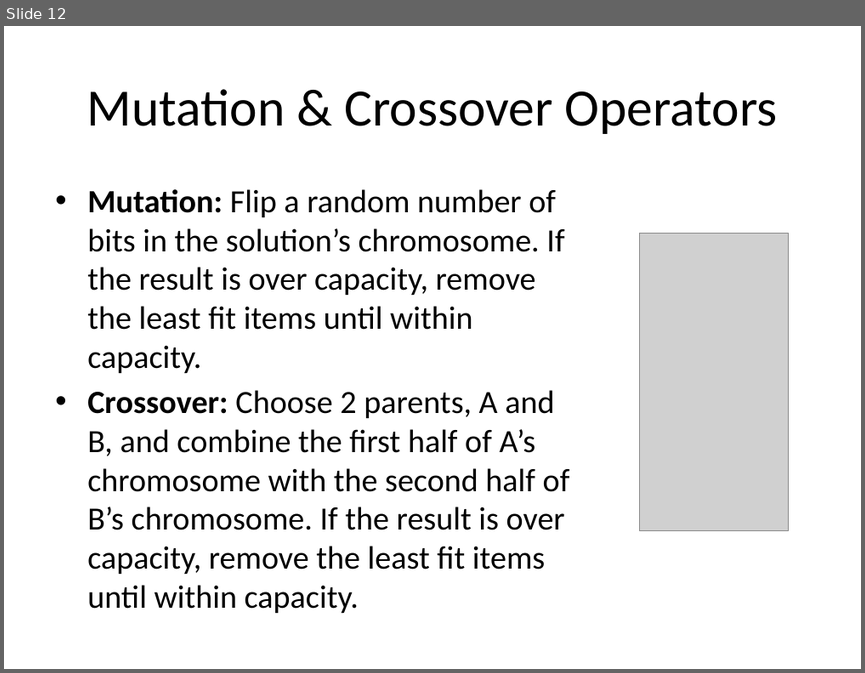
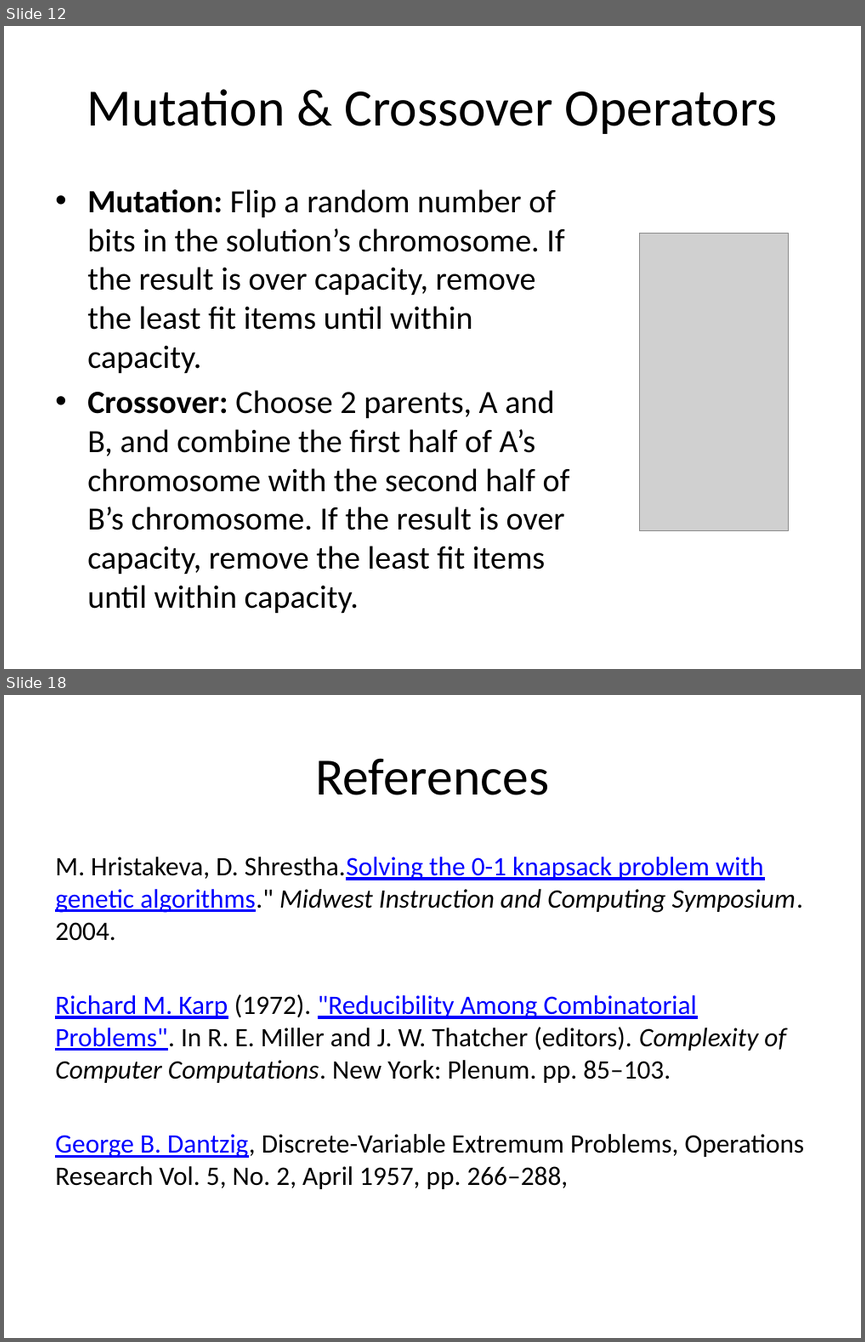
Before and after one commit to proj6-knapsack/knapsack, a slide deck: docs/knapsack_presentation.pptx. Shown one above the other, each under a label of ours: slide 12 before the commit, slides 12 and 18 after it; the slides between them are not shown. The pictures are 865x673 and 865x1342 pixels, drawn with LibreOffice and Linux fonts; fonts in the diff are those of the drawing; grey boxes stand for pictures. Boxes give left, top, right and bottom in pixels: in the first picture for what was removed or moved away, otherwise in the second. Text is boxed around its words. In the diff, an @@ line names an element or a change of style, - is before the commit and + after.

Commit message:
Added experiment results and references.

```diff
--- a/docs/knapsack_presentation.pptx
+++ b/docs/knapsack_presentation.pptx
@@ slide 18 added at bbox=[4, 695, 861, 1338], background #FFFFFF @@
@@ title added at bbox=[315, 758, 549, 795], 44 pt, text #000000 @@
+References
@@ text added at bbox=[55, 857, 805, 1189], 22.4 pt, text #000000 @@
+M. Hristakeva, D. Shrestha.Solving the 0-1 knapsack problem with genetic algorithms." Midwest Instruction and Computing Symposium. 2004.
+Richard M. Karp (1972). "Reducibility Among Combinatorial Problems". In R. E. Miller and J. W. Thatcher (editors). Complexity of Computer Computations. New York: Plenum. pp. 85–103.
+George B. Dantzig, Discrete-Variable Extremum Problems, Operations Research Vol. 5, No. 2, April 1957, pp. 266–288,
```
Also in this commit, not shown: 1 slide changed, 4 other slides added, 3 other files.
